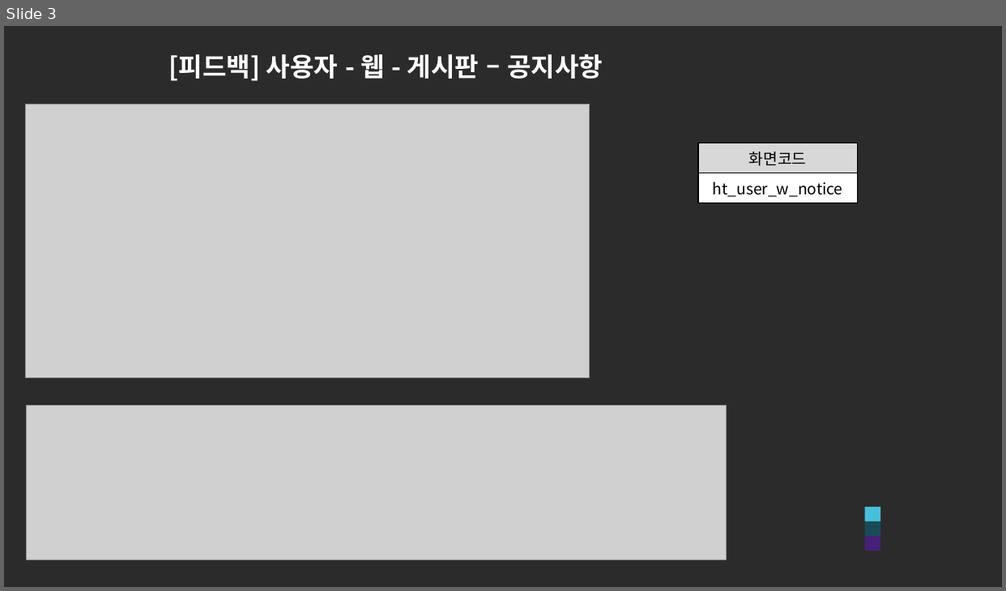
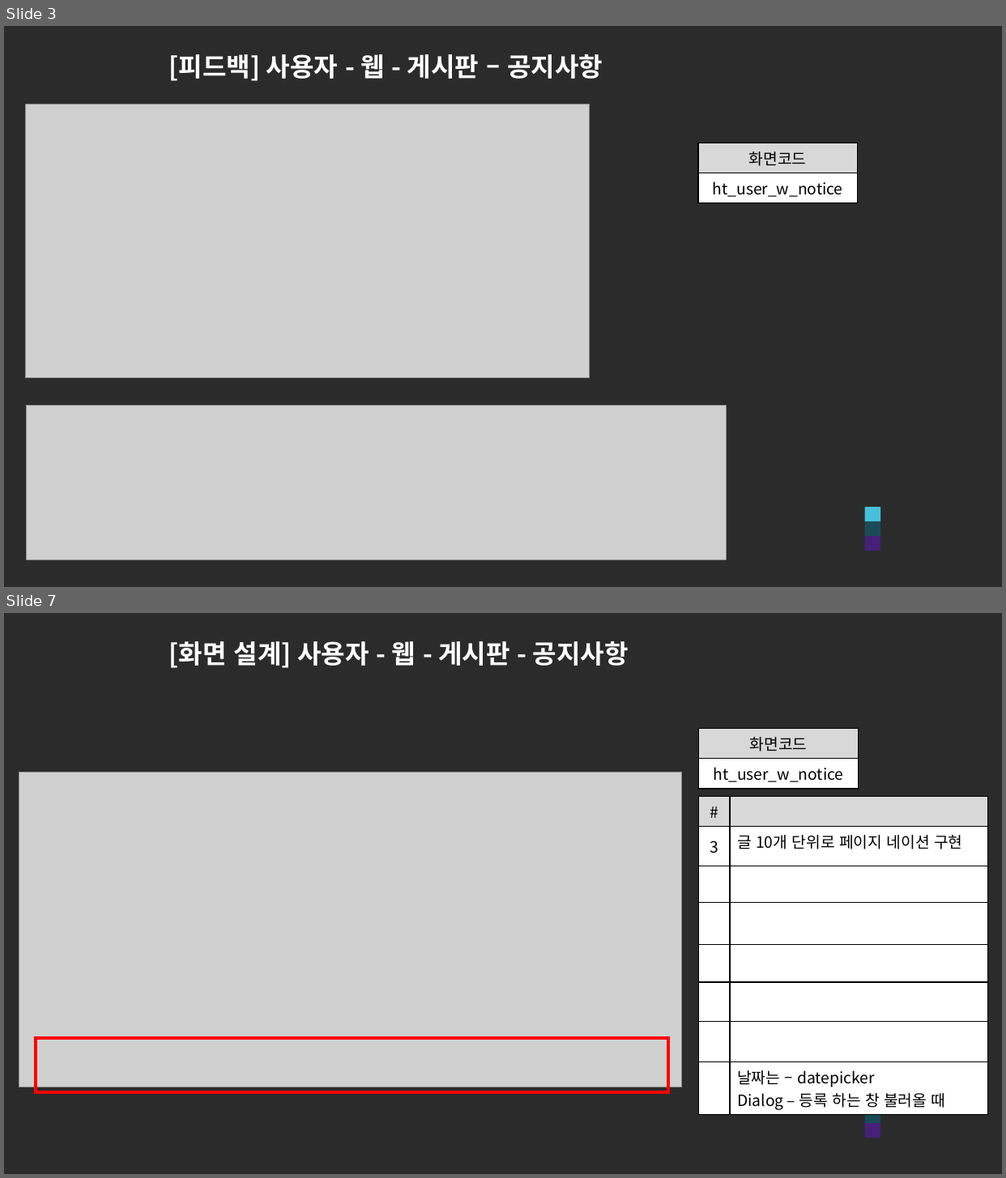
Before and after one commit to ezenteam2/e-Zone, a slide deck: 0 발표용 파워포인트/0501 5차발표/0501 project05 - 파워포인트 - 현태.pptx. Shown one above the other, each under a label of ours: slide 3 before the commit, slides 3 and 7 after it; the slides between them are not shown. The pictures are 1006x591 and 1006x1178 pixels, drawn with LibreOffice and Linux fonts; fonts in the diff are those of the drawing; grey boxes stand for pictures; background and template pictures are left out; a plain dark background stands for a picture behind light text. Boxes give left, top, right and bottom in pixels: in the first picture for what was removed or moved away, otherwise in the second. Text is boxed around its words. In the diff, an @@ line names an element or a change of style, - is before the commit and + after.

```diff
--- a/0 발표용 파워포인트/0501 5차발표/0501 project05 - 파워포인트 - 현태.pptx
+++ b/0 발표용 파워포인트/0501 5차발표/0501 project05 - 파워포인트 - 현태.pptx
@@ slide 7 added at [4,613,1002,1174], background picture (left out) @@
@@ title added at [169,641,629,668], 25 pt, text #FFFFFF, bold @@
+[화면 설계] 사용자 - 웹 - 게시판 - 공지사항
@@ table added at [699,728,859,786], 2 rows, 1 columns @@
+화면코드
+ht_user_w_notice
@@ picture added at [19,772,682,1087] @@
@@ table added at [699,796,987,1114], 8 rows, 2 columns @@
+# | 
+3 | 글 10개 단위로 페이지 네이션 구현
+ | 
+ | 
+ | 
+ | 
+ | 
+ | 날짜는 – datepicker / Dialog – 등록 하는 창 불러올 때
@@ rectangle added at [36,1039,668,1093], outline #FF0000 3 pt @@
@@ rectangle added at [865,1094,880,1110], fill #48C0DC @@
@@ rectangle added at [865,1109,880,1123], fill #194B57 @@
@@ rectangle added at [865,1123,880,1139], fill #472179 @@
```
Also in this commit, not shown: 1 slide changed, 20 other slides added, 3 other files.
